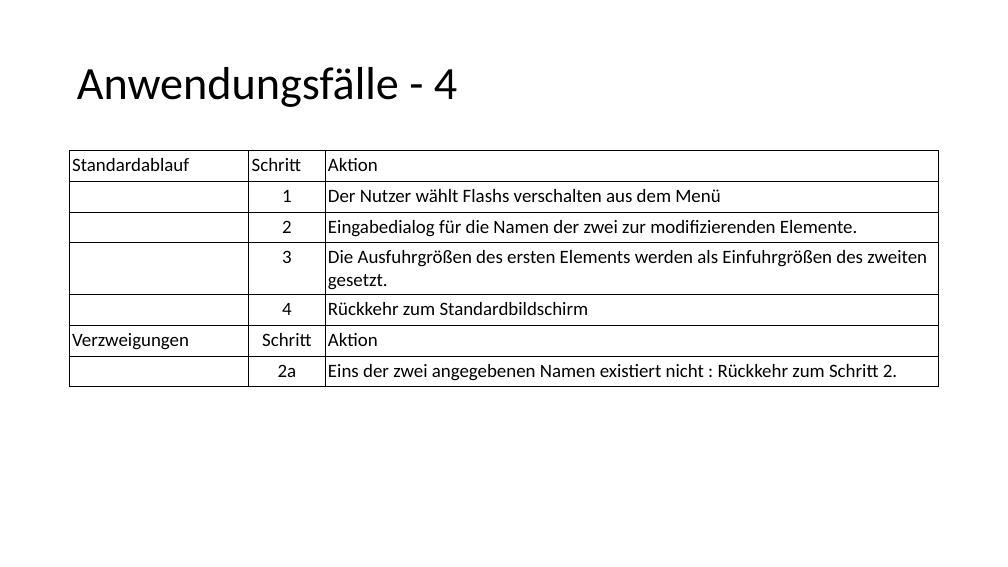
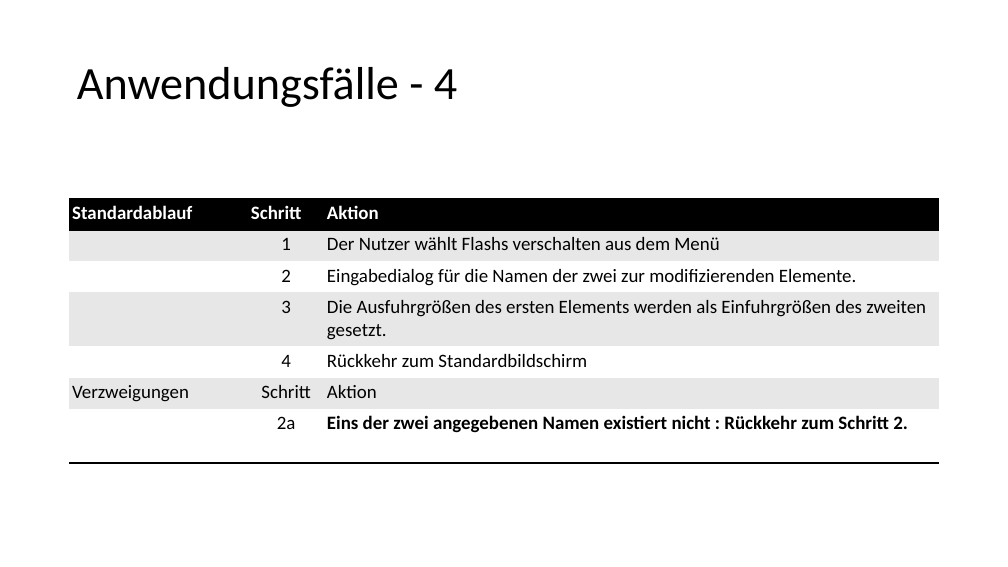
Before and after one commit to nilsspeetzen/SEP, a slide deck: slide 18 of 170718_Vorstellung.pptx (slide 15 before the commit). Drawn at 1008x567 pixels with LibreOffice and Linux fonts; fonts in the diff are those of the drawing. Boxes give left, top, right and bottom in pixels: in the first picture for what was removed or moved away, otherwise in the second. Text is boxed around its words. In the diff, an @@ line names an element or a change of style, - is before the commit and + after.

```diff
--- a/170718_Vorstellung.pptx
+++ b/170718_Vorstellung.pptx
@@ table at <box>70,199,940,464</box> @@
@@ fill none to #000000 in row 1 @@
@@ fill none to #E7E7E7 in 7 cells @@
@@ fill none to #FFFFFF in 6 cells @@
@@ text colour #000000 to #FFFFFF, bold on in "Standardablauf", "Schritt", "Aktion" @@
@@ borders changed @@
@@ table: place and size @@
-table at <box>70,151,939,386</box>
+table at <box>70,199,940,464</box>
```
Also in this commit, not shown: 14 other slides changed, 4 slides added, 1 other file.
